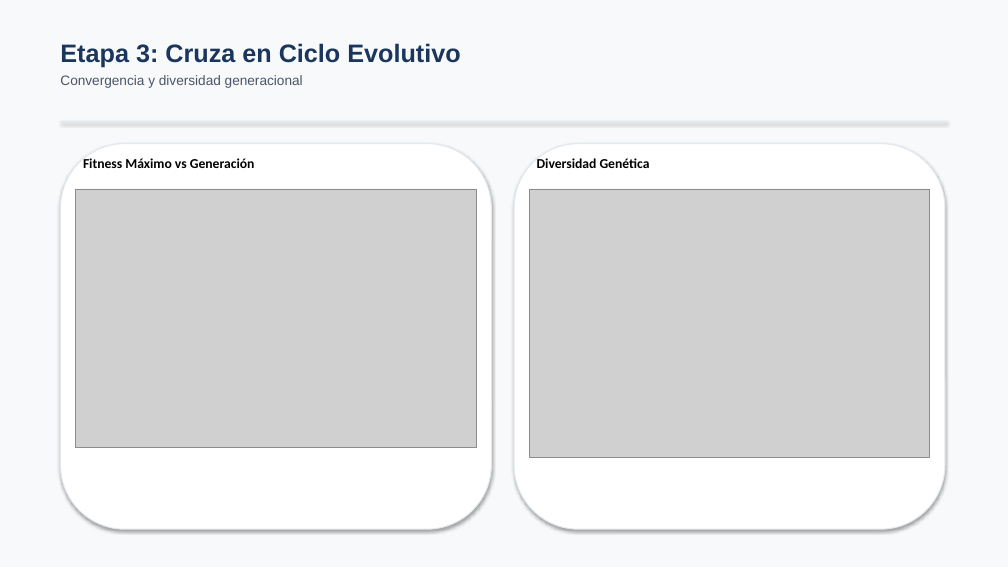
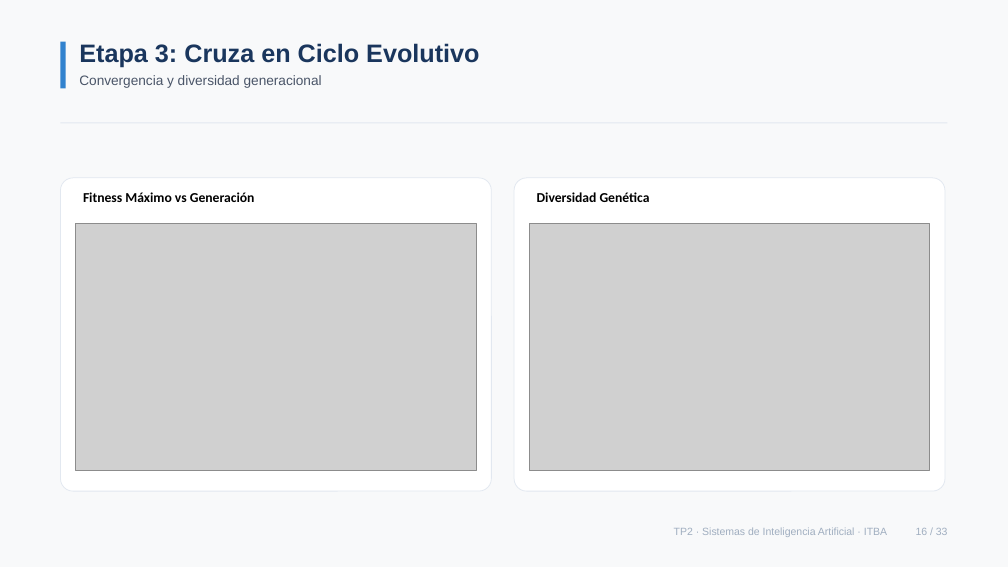
Before and after one commit to cgarros33/sia-tp2, a slide deck: slide 16 of docs/presentacion/presentacion_tp2.pptx. Drawn at 1008x567 pixels with LibreOffice and Linux fonts; fonts in the diff are those of the drawing; grey boxes stand for pictures. Boxes give left, top, right and bottom in pixels: in the first picture for what was removed or moved away, otherwise in the second. Text is boxed around its words. In the diff, an @@ line names an element or a change of style, - is before the commit and + after.

```diff
--- a/docs/presentacion/presentacion_tp2.pptx
+++ b/docs/presentacion/presentacion_tp2.pptx
@@ rectangle at [0, 0, 1008, 567]: shadow off @@
@@ rectangle added at [60, 42, 66, 88], fill #3182CE @@
@@ text "Etapa 3: Cruza en Ciclo ...": place and size @@
-text "Etapa 3: Cruza en Ciclo ..." at [60, 43, 460, 88]
+text "Etapa 3: Cruza en Ciclo ..." at [79, 43, 479, 88]
@@ rectangle at [60, 123, 948, 123]: shadow off @@
@@ rounded rectangle: place and size @@
-rounded rectangle at [60, 144, 492, 529]
+rounded rectangle at [60, 178, 492, 491]
@@ rounded rectangle at [60, 178, 492, 491]: outline #E2E8F0 1 pt to #E2E8F0 0.75 pt; shadow off; proportions changed @@
@@ rounded rectangle at [514, 178, 945, 491]: outline #E2E8F0 1 pt to #E2E8F0 0.75 pt; shadow off; proportions changed @@
@@ rounded rectangle: place and size @@
-rounded rectangle at [514, 144, 945, 529]
+rounded rectangle at [514, 178, 945, 491]
@@ text "Fitness Máximo vs Generación": place and size @@
-text "Fitness Máximo vs Generación" at [83, 158, 255, 168]
+text "Fitness Máximo vs Generación" at [83, 192, 255, 202]
@@ text "Diversidad Genética": place and size @@
-text "Diversidad Genética" at [537, 158, 650, 168]
+text "Diversidad Genética" at [537, 192, 650, 202]
@@ picture: place and size @@
-picture at [76, 189, 476, 448]
+picture at [76, 223, 476, 470]
@@ picture: place and size @@
-picture at [529, 189, 930, 457]
+picture at [529, 223, 930, 470]
@@ text added at [674, 527, 948, 537], 10 pt, text #A0AEC0 @@
+TP2 · Sistemas de Inteligencia Artificial · ITBA 16 / 33
```
Also in this commit, not shown: 32 other slides changed, 1 other file.
